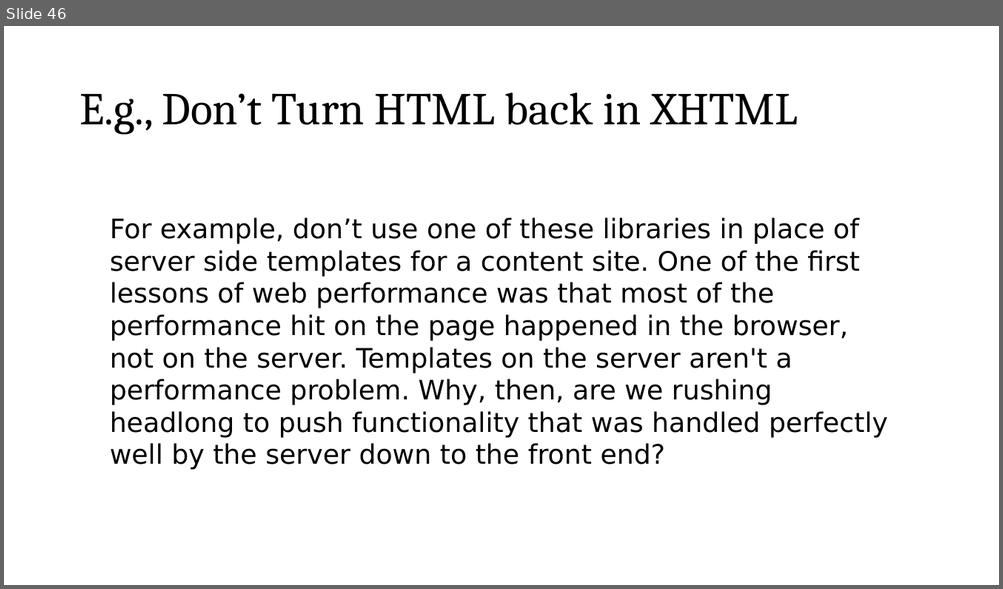
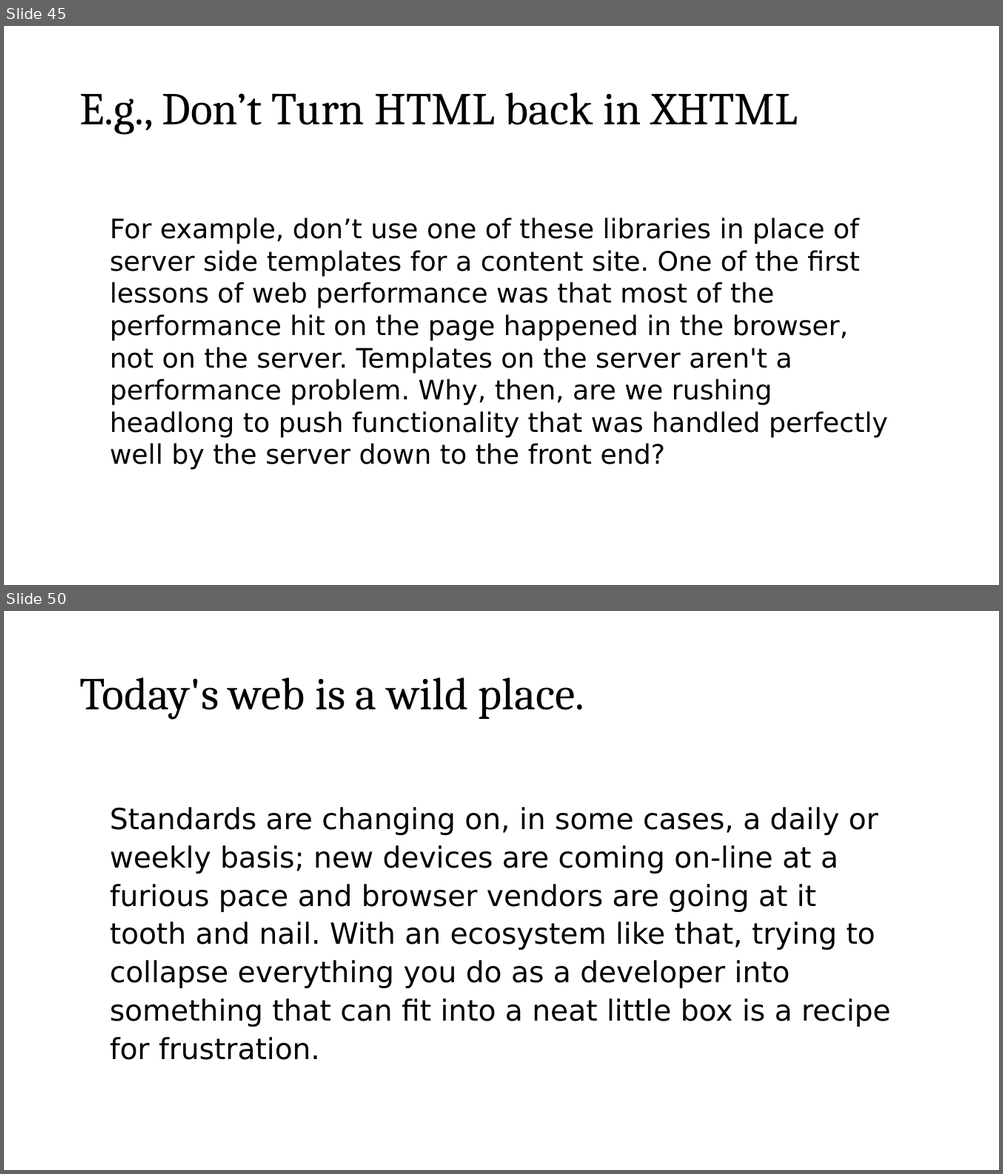
Before and after one commit to roblarsen/rob-larsen-presentations, a slide deck: wild-world-web.pptx. Shown one above the other, each under a label of ours: slide 46 before the commit, slides 45 and 50 after it; the slides between them are not shown. The pictures are 1003x589 and 1003x1174 pixels, drawn with LibreOffice and Linux fonts; fonts in the diff are those of the drawing; background and template pictures are left out. Boxes give left, top, right and bottom in pixels: in the first picture for what was removed or moved away, otherwise in the second. Text is boxed around its words. In the diff, an @@ line names an element or a change of style, - is before the commit and + after.

```diff
--- a/wild-world-web.pptx
+++ b/wild-world-web.pptx
@@ slide 50 added at box(4, 611, 999, 1170), background picture (left out) @@
@@ title added at box(79, 678, 584, 720), 44 pt, text #000000 @@
+Today's web is a wild place.
@@ text added at box(110, 807, 891, 1060), 28 pt, text #000000 @@
+Standards are changing on, in some cases, a daily or weekly basis; new devices are coming on-line at a furious pace and browser vendors are going at it tooth and nail. With an ecosystem like that, trying to collapse everything you do as a developer into something that can fit into a neat little box is a recipe for frustration.
@@ what was slide 46 is now slide 45 @@
```
Also in this commit, not shown: 8 slides changed, 5 other slides added, 2 slides removed.
